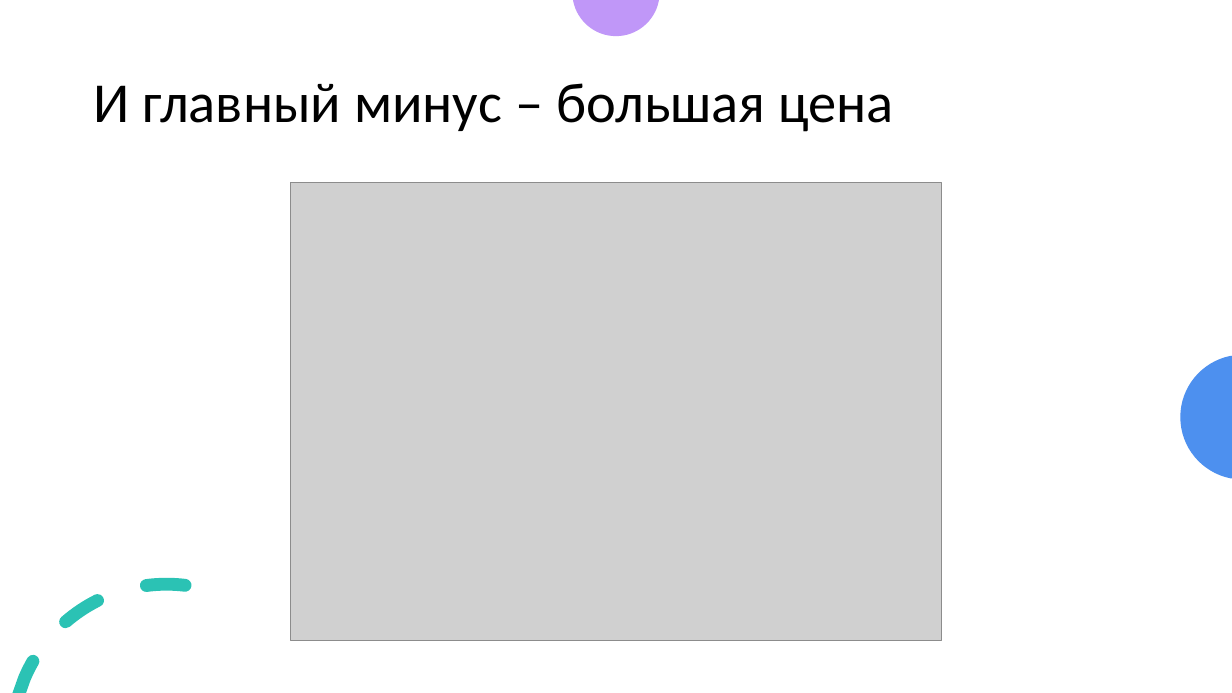
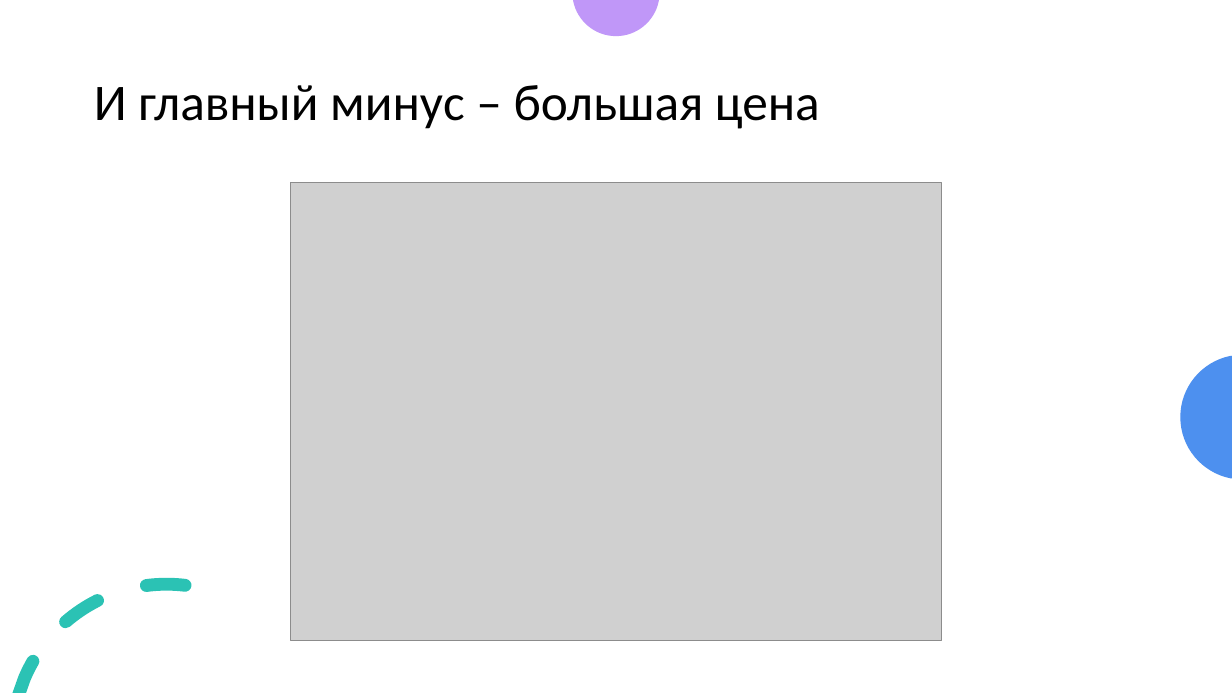
Before and after one commit to r0mbaa/Kanban-Board, a slide deck: slide 8 of Paperwork/РПС_Презентация_к_проекту.pptx (slide 6 before the commit). Drawn at 1232x693 pixels with LibreOffice and Linux fonts; fonts in the diff are those of the drawing; grey boxes stand for pictures. Boxes give left, top, right and bottom in pixels: in the first picture for what was removed or moved away, otherwise in the second. Text is boxed around its words. In the diff, an @@ line names an element or a change of style, - is before the commit and + after.

```diff
--- a/Paperwork/РПС_Презентация_к_проекту.pptx
+++ b/Paperwork/РПС_Презентация_к_проекту.pptx
@@ title "И главный минус – большая ..." at box(94, 85, 820, 129): size 44 to 40 pt @@
```
Also in this commit, not shown: 9 other slides changed.
